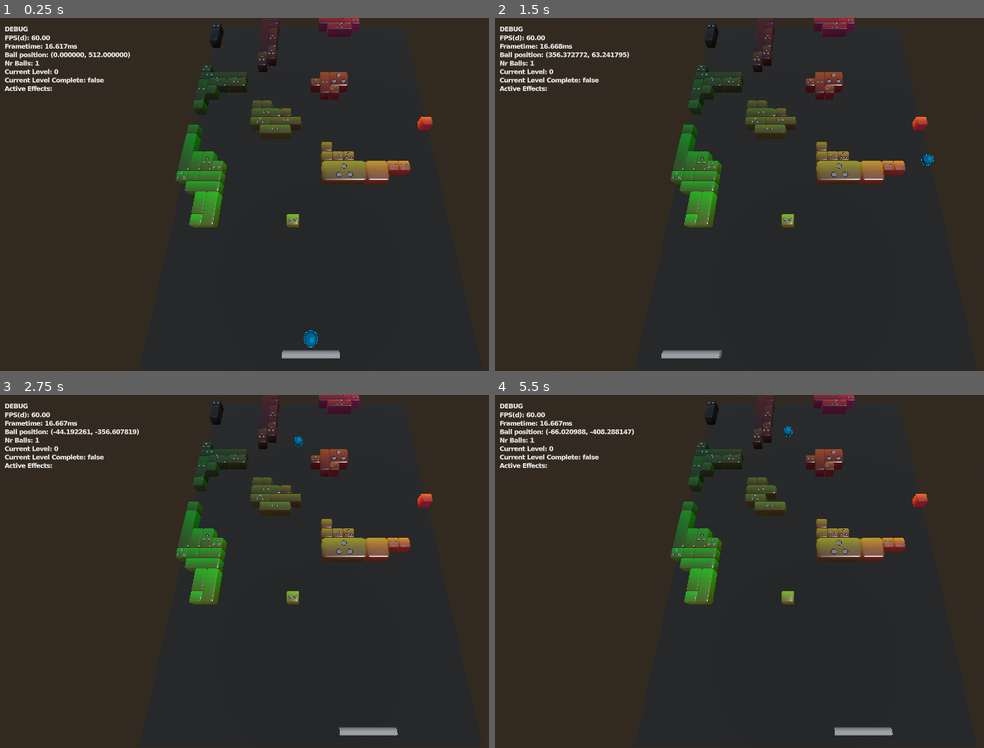
Above: before the commit, frames 1-4 (two rows, left to right).
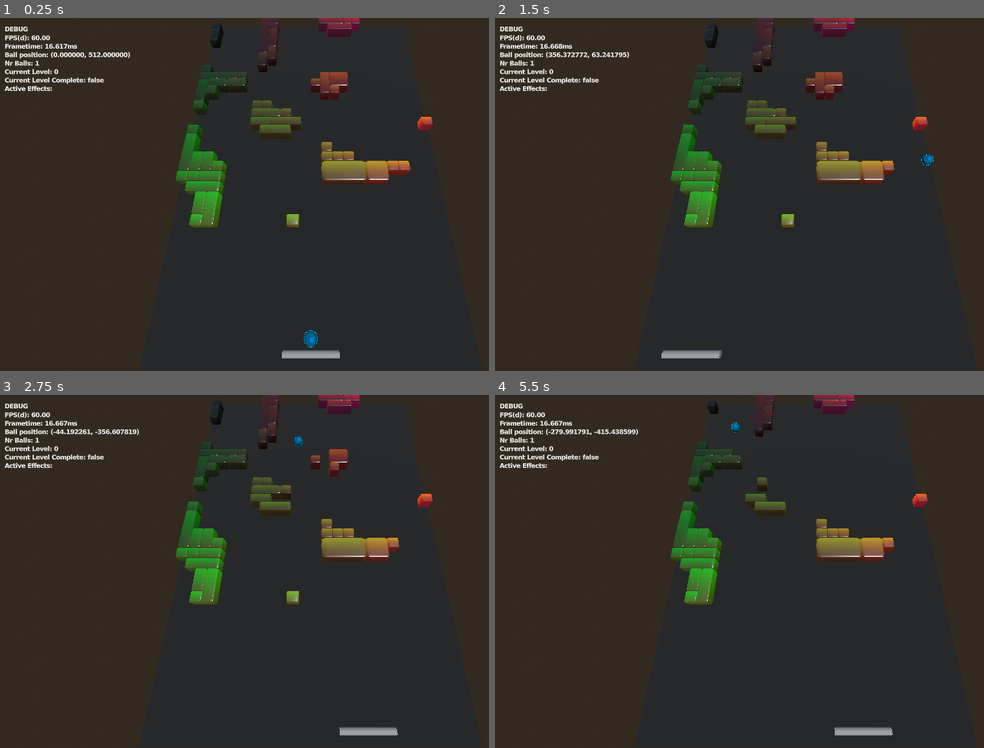
Above: after the commit, the same moments.

Repository: Tom3s/brick-breaker-reborn
Game: Godot game, scene res://test_files/3d_base_scene.tscn
Two runs of this game, one before a commit and one after it. Both use one fixed random seed, a clock stepped at 60 frames per second and the inputs below. The project has no main scene, so this scene is started directly.
Inputs (mouse positions are in pixels of both pictures, inside the frame that each line leads up to):
- Up to frame 1 (0.25 s): no input
- Up to frame 2 (1.5 s): tap Enter at 0.5 s; move the mouse to (944, 176) at 0.52 s; click (944, 176) at 0.6 s; move the mouse to (680, 212) at 1.27 s; click (680, 212) at 1.35 s
- Up to frame 3 (2.75 s): tap Space at 2 s; move the mouse to (371, 493) at 2.02 s; click (371, 493) at 2.1 s
- Up to frame 4 (5.5 s): move the mouse to (773, 642) at 2.77 s; click (773, 642) at 2.85 s; move the mouse to (outside the picture) at 3.52 s; click (outside the picture) at 3.6 s; move the mouse to (617, 518) at 4.27 s; click (617, 518) at 4.35 s; move the mouse to (837, 571) at 5.02 s; click (837, 571) at 5.1 s

The runs differ from the first frame. In frame 1, 0.2% of the frame differs, in the area x 36-84%, y 0-58%; in frame 2, 0.3%; in frame 3, 0.6%; in frame 4, 1.5%, in the area x 11-84%, y 0-60%.

Commit message:
Level progression works forward

Diff:
--- a/global/Global.gd
+++ b/global/Global.gd
@@ -86,6 +86,16 @@
 	func is_current_level_complete() -> bool:
 		return levels[current_level].completed
 
+	func next_level() -> void:
+		current_level += 1
+		if current_level >= LEVEL_COUNT:
+			LoggerMogyi.log(self, "Completed All Levels!!")
+			current_level = LEVEL_COUNT - 1
+			return
+
+		# TODO: move balls and powerups up
+		pass
+
 	# flags
 	var FLAG_FIREBALL_WAS_ACTIVE: bool = false
 	var FLAG_FIREBALL_ACTIVE: bool = false
--- a/map_generator/MapGenerator.gd
+++ b/map_generator/MapGenerator.gd
@@ -207,6 +207,7 @@
 	max_merge_x: int = BreakableGrid.GRID_SIZE.x,
 	max_merge_y: int = BreakableGrid.GRID_SIZE.y,
 	block_type: BreakableBlock.BlockType = BreakableBlock.BlockType.NORMAL,
+	block_max_hp: int = 1,
 ) -> Array[BreakableBlock]:
 	var result: Array[BreakableBlock]
 	# used.resize(BreakableGrid.GRID_SIZE.x * BreakableGrid.GRID_SIZE.y)
@@ -285,7 +286,7 @@
 			block.color = get_color(x, y)
 			block.type = block_type
 			block.pos_on_grid = Vector2(x, y)
-			block.health = int(rng.get_float() * 3) + 1
+			block.health = int(rng.get_float() * block_max_hp) + 1
 			block.prepare_collision()
 			if rng.get_float() < .05:
 				block.has_powerup = true
--- a/test_files/3d_base_scene.gd
+++ b/test_files/3d_base_scene.gd
@@ -211,7 +211,8 @@
 		# TODO: change blocks to breakable if only non-breakable remain
 		# on_board_clear()
 		# return
-		pass
+		context.next_level()
+		display_blocks(context.levels[context.current_level].blocks)
 
 	for ball: Ball in context.balls:
 		if ball.collide_with_paddle(context.paddle):
